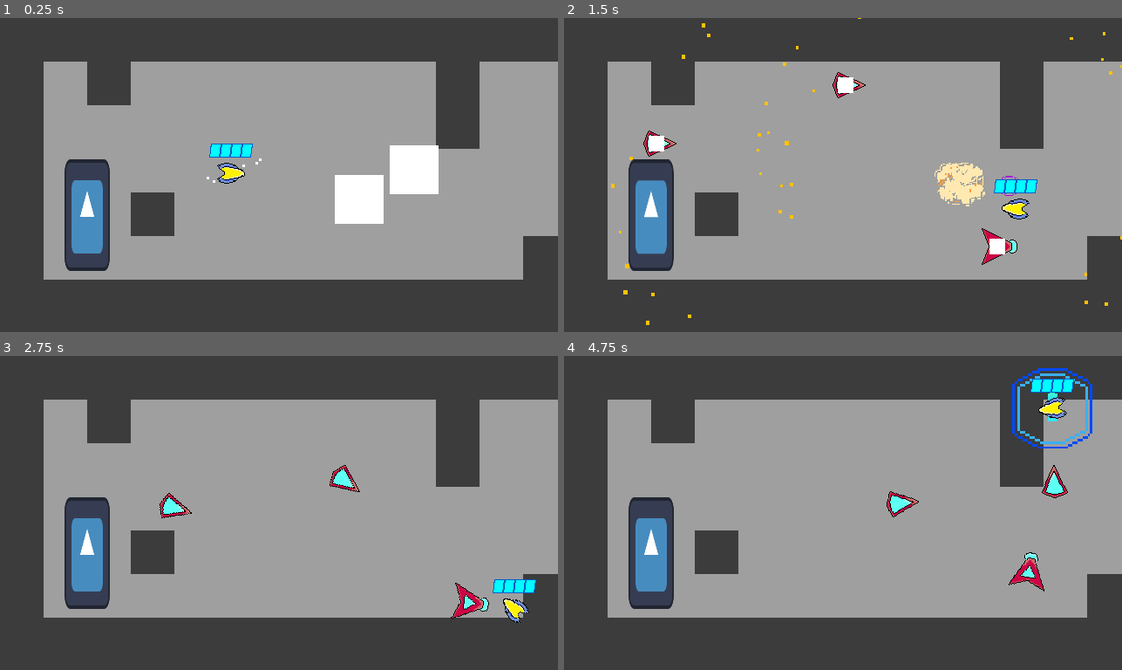
Above: before the commit, frames 1-4 (two rows, left to right).
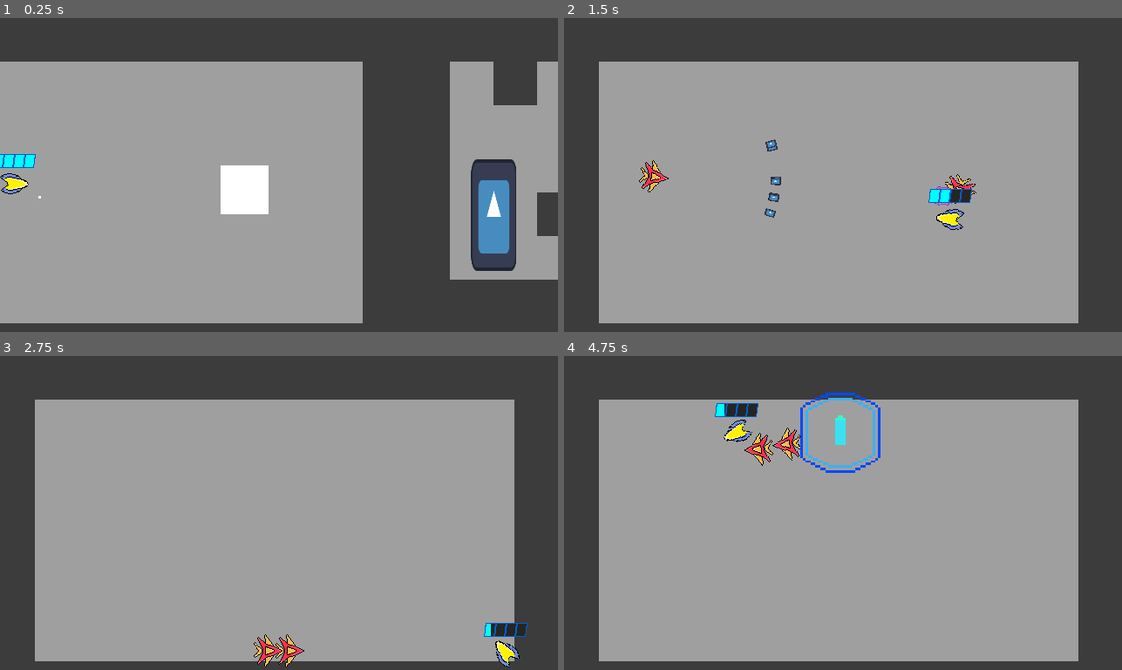
Above: after the commit, the same moments.

Repository: Nick98765432/Space-Blast
Game: Godot game, scene res://Levels/Level levels/node_2d.tscn
Two runs of this game, one before a commit and one after it. Both use one fixed random seed, a clock stepped at 60 frames per second and the inputs below. The engine's default icon, where the game draws it, is replaced by a stand-in: a white triangle on a blue panel in a dark square. Sound files missing from this copy of the repository are replaced by a short silence.
Inputs (mouse positions are in pixels of both pictures, inside the frame that each line leads up to):
- Up to frame 1 (0.25 s): no input
- Up to frame 2 (1.5 s): move the mouse to (965, 159) at 0.52 s; hold D (right) 0.53-1.28 s; right-click (965, 159) at 0.6 s; move the mouse to (731, 190) at 1.27 s; hold S (down) from 1.28 s (still down); tap 3 (fullAuto) at 1.35 s
- Up to frame 3 (2.75 s): move the mouse to (334, 443) at 2.02 s; release S (down) at 2.03 s; hold D (right) from 2.03 s (still down); tap E (interact) at 2.1 s
- Up to frame 4 (4.75 s): move the mouse to (815, 575) at 2.77 s; release D (right) at 2.78 s; hold W (up) 2.78-3.53 s; tap Space (parry) at 2.85 s; move the mouse to (1010, 560) at 3.52 s; press the mouse at (1010, 560) at 3.53 s; hold A (left) from 3.53 s (still down); move the mouse to (675, 465) at 4.27 s; release the mouse at (675, 465) at 4.28 s; tap 1 (shot) at 4.35 s

The runs differ from the first frame. In frame 1, 39% of the frame differs, in the area x 0-100%, y 13-98%; in frame 2, 28%; in frame 3, 26%; in frame 4, 29%.

Commit message:
bossman1 texture

Diff:
--- a/Enemies/Scenes/BossMan1.tscn
+++ b/Enemies/Scenes/BossMan1.tscn
@@ -1,8 +1,8 @@
 [gd_scene load_steps=25 format=3 uid="uid://baf18w7dapdcd"]
 
 [ext_resource type="Script" path="res://Enemies/boss_man_1.gd" id="1_2or2x"]
-[ext_resource type="Texture2D" uid="uid://c31nxwngibvxg" path="res://Levels/Sprites and Assets/icon.svg" id="2_b26iq"]
 [ext_resource type="Texture2D" uid="uid://b3ct4sarc83iu" path="res://Enemies/attacks/Sprites and assets/parriable.png" id="2_px7im"]
+[ext_resource type="Texture2D" uid="uid://ccaw0kv4536d1" path="res://Enemies/Sprites and Assets/bossMan1.png" id="2_rf22h"]
 [ext_resource type="Texture2D" uid="uid://c0nck4toihkvd" path="res://Enemies/attacks/Sprites and assets/unparriable.png" id="3_ultkt"]
 [ext_resource type="Script" path="res://Enemies/health.gd" id="4_03edg"]
 [ext_resource type="Texture2D" uid="uid://bptlyltdkkd46" path="res://Enemies/Sprites and Assets/Explode.png" id="5_4osuj"]
@@ -106,8 +106,7 @@
 
 [node name="enemySprite" type="Sprite2D" parent="."]
 material = SubResource("ShaderMaterial_j6leu")
-scale = Vector2(0.28125, 0.265625)
-texture = ExtResource("2_b26iq")
+texture = ExtResource("2_rf22h")
 
 [node name="wall collisions" type="CollisionShape2D" parent="."]
 scale = Vector2(0.21875, 0.21875)
--- a/Levels/Level levels/node_2d.tscn
+++ b/Levels/Level levels/node_2d.tscn
@@ -71,7 +71,7 @@
 player = NodePath("../Player")
 
 [node name="Player" parent="." instance=ExtResource("1_re1we")]
-position = Vector2(265, 178)
+position = Vector2(-450, 190)
 
 [node name="Spawner" parent="." node_paths=PackedStringArray("player") instance=ExtResource("5_mnti6")]
 position = Vector2(106, 144)
@@ -303,6 +303,16 @@
 encounter = Vector2i(0, 3)
 player = NodePath("../Player")
 
+[node name="Spawner41" parent="." node_paths=PackedStringArray("player") instance=ExtResource("5_mnti6")]
+position = Vector2(-186, 197)
+type = 6
+player = NodePath("../Player")
+
+[node name="Spawner42" parent="." node_paths=PackedStringArray("player") instance=ExtResource("5_mnti6")]
+position = Vector2(-537, 182)
+type = 6
+player = NodePath("../Player")
+
 [node name="Spawner14" parent="." node_paths=PackedStringArray("player") instance=ExtResource("5_mnti6")]
 position = Vector2(214, 91)
 type = 5
Binary file added: Enemies/Sprites and Assets/bossMan1.png
Not shown, added: Enemies/Sprites and Assets/bossMan1.png.import
